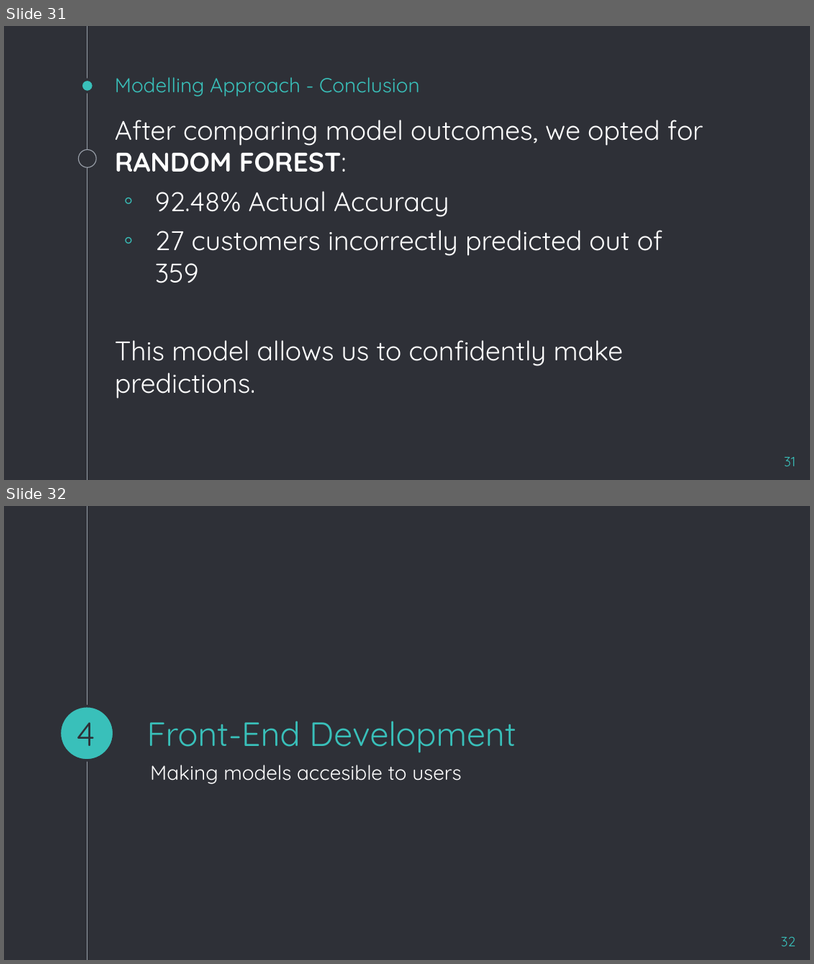
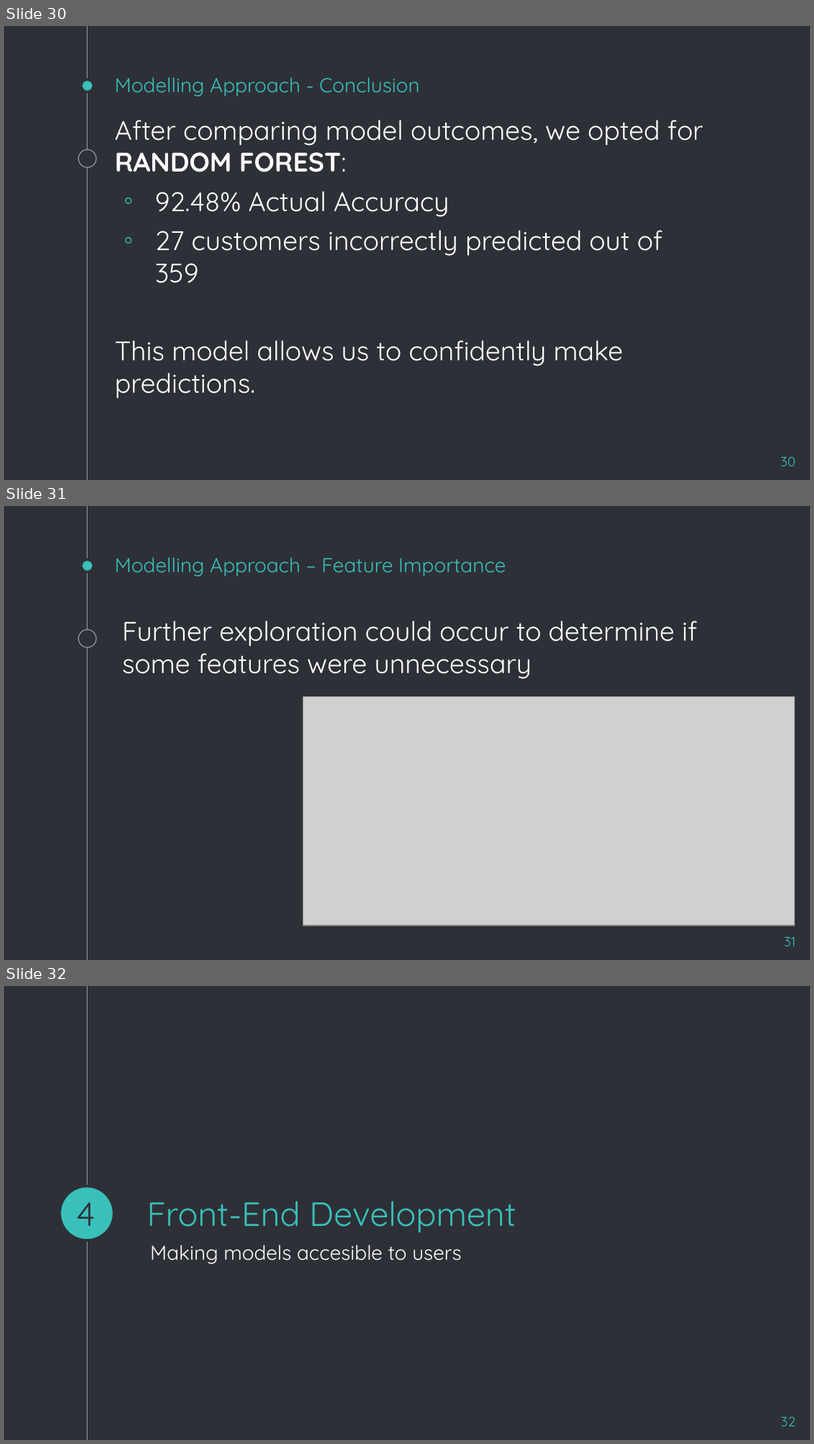
Before and after one commit to jMacProd/Machine-Learning-Credit-Card-Churn, a slide deck: Final Project - Presentation.pptx. Shown one above the other, each under a label of ours: slides 31 and 32 before the commit, slides 30, 31 and 32 after it. The pictures are 814x964 and 814x1444 pixels, drawn with LibreOffice and Linux fonts; fonts in the diff are those of the drawing; grey boxes stand for pictures. Boxes give left, top, right and bottom in pixels: in the first picture for what was removed or moved away, otherwise in the second. Text is boxed around its words. In the diff, an @@ line names an element or a change of style, - is before the commit and + after.

```diff
--- a/Final Project - Presentation.pptx
+++ b/Final Project - Presentation.pptx
@@ slide 31 added at [4, 506, 810, 960], background #2E3037; not listed: 3 template elements that a slide beside it also shows @@
@@ title added at [115, 557, 506, 577], 18 pt, text #39C0BA @@
+Modelling Approach – Feature Importance
@@ text added at [122, 620, 697, 679], 24 pt, text #FFFFFF @@
+Further exploration could occur to determine if some features were unnecessary
@@ picture added at [304, 696, 795, 924] @@
@@ page number added at [784, 937, 796, 946], 12 pt, text #39C0BA @@
+31
@@ what was slide 31 is now slide 30 @@
@@ page number at [781, 457, 796, 466]: text changed @@
-31
+30
```
Also in this commit, not shown: 1 slide changed, 1 slide removed, 3 other files.
